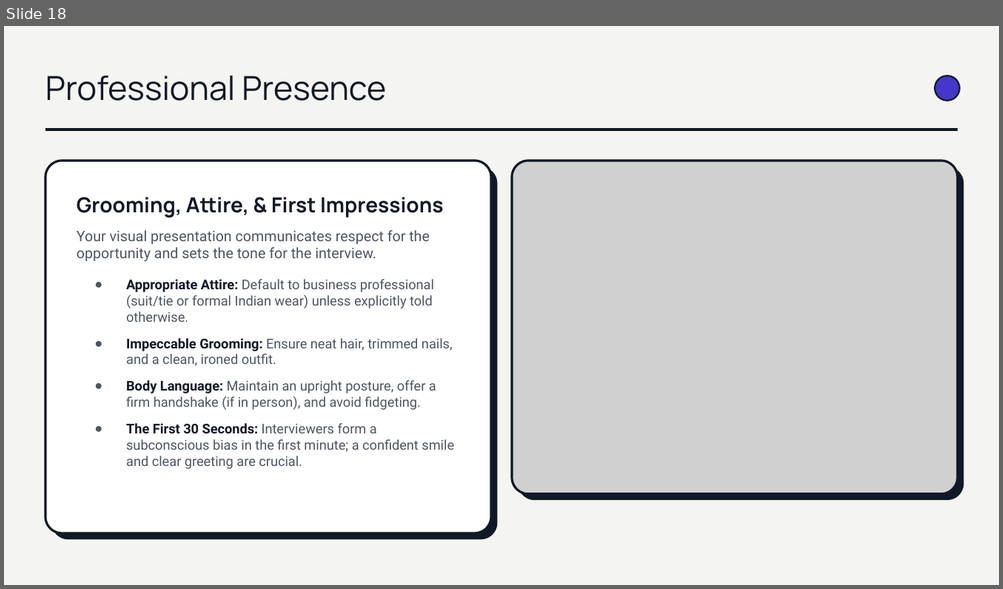
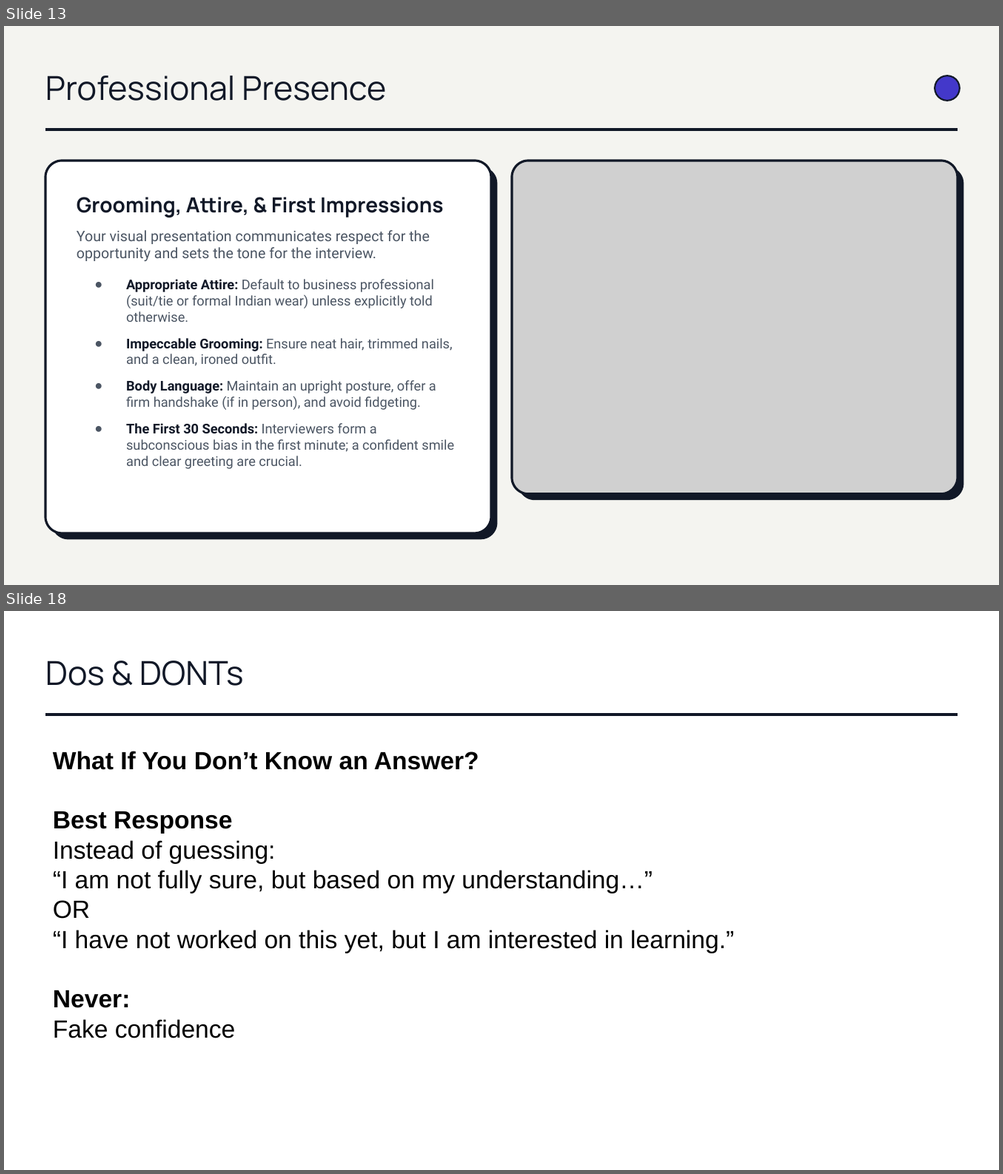
Before and after one commit to brinda-25/workshop, a slide deck: Day4/Mastering_Interview.pptx. Shown one above the other, each under a label of ours: slide 18 before the commit, slides 13 and 18 after it; the slides between them are not shown. The pictures are 1003x589 and 1003x1174 pixels, drawn with LibreOffice and Linux fonts; fonts in the diff are those of the drawing; grey boxes stand for pictures. Boxes give left, top, right and bottom in pixels: in the first picture for what was removed or moved away, otherwise in the second. Text is boxed around its words. In the diff, an @@ line names an element or a change of style, - is before the commit and + after.

```diff
--- a/Day4/Mastering_Interview.pptx
+++ b/Day4/Mastering_Interview.pptx
@@ slide 18 added at (x1=4, y1=611, x2=999, y2=1170), background #FFFFFF @@
@@ text added at (x1=45, y1=661, x2=244, y2=686), 32 pt, text #111827 @@
+Dos & DONTs
@@ line added from (45, 715) to (958, 715), #111827 3 pt @@
@@ text added at (x1=53, y1=751, x2=734, y2=1039), 24 pt, text #000000 @@
+What If You Don’t Know an Answer?
+Best Response
+Instead of guessing:
+“I am not fully sure, but based on my understanding…”
+OR
+“I have not worked on this yet, but I am interested in learning.”
+Never:
+Fake confidence
@@ what was slide 18 is now slide 13 @@
```
Also in this commit, not shown: 5 slides changed, 4 other slides added, 7 slides removed.
